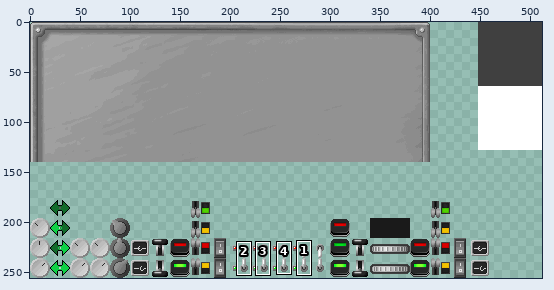
Sprite sheet, stored at mccore/src/main/resources/assets/mts/textures/guis/panel.png. The picture above shows the old version from afar; the outline marks the close-up.
Close-up. As it was:
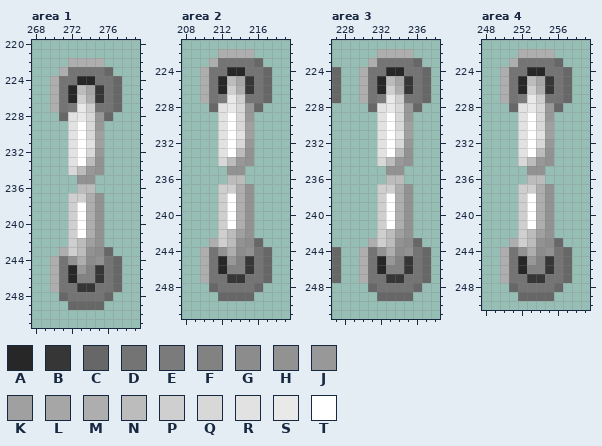
The file is 512x256 pixels. Pixels under 10% opacity are left out. Colours within 5 levels of each other are drawn and written as one. Shown: area 1: x 268..279, y 220..251; area 2: x 208..219, y 221..251; area 3: x 227..238, y 221..251; area 4: x 248..259, y 221..250. The commit also changed other parts of the picture, which this record leaves out.
Palette (. is transparent): A #272727  B #363636  C #676767  D #747474  E #7b7b7b  F #828282  G #8c8c8c  H #929292  J #989898  K #a0a0a0  L #a6a6a6  M #aeaeae  N #bcbcbc  P #cfcfcf  Q #d8d8d8  R #e2e2e2  S #e9e9e9  T #ffffff
Pixels before, area 1, first column x 270:
222 ..MMMM..
223 .MDDDDC.
224 MDDAADDC
225 MDANLBDC
226 MDAPMBDC
227 MDESPDDC
228 .CRSQJC.
229 ..RTQJ..
230 ..RTQK..
231 ..RTRK..
232 ..RTQJ..
233 ..RTNH..
234 ..QNJH..
235 ...HH...
236 ...NN...
237 ..PPMH..
238 ..PTMH..
239 ..PTMH..
240 ..PTMH..
241 ..PTMH..
242 ..PNKH..
243 .MPNHGC.
244 MDHMGHDC
245 MDAJFBDC
246 MDAFFBDC
247 MDDBBDDC
248 .CDDDDC.
249 ..CCCC..
Pixels before, area 2, first column x 210:
222 ..MMMM..
223 .MDDDDC.
224 MDDAADDC
225 MDANLBDC
226 MDAPMBDC
227 MDESPDDC
228 .CRSQJC.
229 ..RTQJ..
230 ..RTQK..
231 ..RTRK..
232 ..RTQJ..
233 ..RTNH..
234 ..QNJH..
235 ...HH...
236 ...NN...
237 ..PPMH..
238 ..PTMH..
239 ..PTMH..
240 ..PTMH..
241 ..PTMH..
242 ..PNKH..
243 .MPNHGC.
244 MDHMGHDC
245 MDAJFBDC
246 MDAFFBDC
247 MDDBBDDC
248 .CDDDDC.
249 ..CCCC..
Pixels before, area 3, first column x 227:
222 .....MMMM..
223 ....MDDDDC.
224 C..MDDAADDC
225 C..MDANLBDC
226 C..MDAPMBDC
227 C..MDESPDDC
228 ....CRSQJC.
229 .....RTQJ..
230 .....RTQK..
231 .....RTRK..
232 .....RTQJ..
233 .....RTNH..
234 .....QNJH..
235 ......HH...
236 ......NN...
237 .....PPMH..
238 .....PTMH..
239 .....PTMH..
240 .....PTMH..
241 .....PTMH..
242 .....PNKH..
243 ....MPNHGC.
244 C..MDHMGHDC
245 C..MDAJFBDC
246 C..MDAFFBDC
247 C..MDDBBDDC
248 ....CDDDDC.
249 .....CCCC..
Pixels before, area 4, first column x 250:
222 ..MMMM..
223 .MDDDDC.
224 MDDAADDC
225 MDANLBDC
226 MDAPMBDC
227 MDESPDDC
228 .CRSQJC.
229 ..RTQJ..
230 ..RTQK..
231 ..RTRK..
232 ..RTQJ..
233 ..RTNH..
234 ..QNJH..
235 ...HH...
236 ...NN...
237 ..PPMH..
238 ..PTMH..
239 ..PTMH..
240 ..PTMH..
241 ..PTMH..
242 ..PNKH..
243 .MPNHGC.
244 MDHMGHDC
245 MDAJFBDC
246 MDAFFBDC
247 MDDBBDDC
248 .CDDDDC.
249 ..CCCC..
New version:
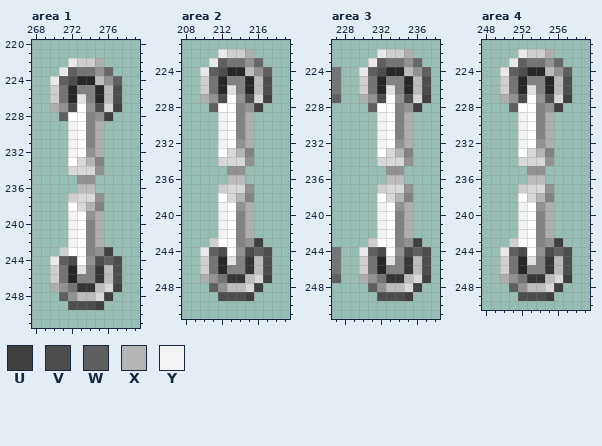
Colours new in this view: U #404040  V #4d4d4d  W #5f5f5f  X #b5b5b5  Y #f3f3f3
From old to new:
Changed rows in their new state; - is an unchanged pixel.
Area 1:
first column x 270:
222 --SPP---
223 -SW--H--
224 SWV--NHW
225 P--FFANV
226 P--RFANV
227 -HVTHVQU
228 -WTTFHU-
229 --Y-FM--
230 --Y-FM--
231 --Y-FM--
232 --Y-HM--
233 --TQXF--
234 ---QQ---
237 ---QQ---
238 --TQXF--
239 --Y-HM--
240 --Y-FM--
241 --Y-FM--
242 --YTFM--
243 -PTTFHU-
244 SWVTHVWV
245 P--R--NV
246 P-----NV
247 -H---NQU
248 -WHNNQU-
249 --VVVU--
Area 2:
first column x 210:
222 --SPP---
223 -SW--H--
224 SWV--NHW
225 P--FFANV
226 P--RFANV
227 -HVTHVQU
228 -WTTFHU-
229 --Y-FM--
230 --Y-FM--
231 --Y-FM--
232 --Y-HM--
233 --TQXF--
234 ---QQ---
237 ---QQ---
238 --TQXF--
239 --Y-HM--
240 --Y-FM--
241 --Y-FM--
242 --YTFM--
243 -PTTFHU-
244 SWVTHVWV
245 P--R--NV
246 P-----NV
247 -H---NQU
248 -WHNNQU-
249 --VVVU--
Area 3:
first column x 227:
222 -----SPP---
223 ----SW--H--
224 D--SWV--NHW
225 D--P--FFANV
226 D--P--RFANV
227 W---HVTHVQU
228 ----WTTFHU-
229 -----Y-FM--
230 -----Y-FM--
231 -----Y-FM--
232 -----Y-HM--
233 -----TQXF--
234 ------QQ---
237 ------QQ---
238 -----TQXF--
239 -----Y-HM--
240 -----Y-FM--
241 -----Y-FM--
242 -----YTFM--
243 ----PTTFHU-
244 D--SWVTHVWV
245 D--P--R--NV
246 D--P-----NV
247 W---H---NQU
248 ----WHNNQU-
249 -----VVVU--
Area 4:
first column x 250:
222 --SPP---
223 -SW--H--
224 SWV--NHW
225 P--FFANV
226 P--RFANV
227 -HVTHVQU
228 -WTTFHU-
229 --Y-FM--
230 --Y-FM--
231 --Y-FM--
232 --Y-HM--
233 --TQXF--
234 ---QQ---
237 ---QQ---
238 --TQXF--
239 --Y-HM--
240 --Y-FM--
241 --Y-FM--
242 --YTFM--
243 -PTTFHU-
244 SWVTHVWV
245 P--R--NV
246 P-----NV
247 -H---NQU
248 -WHNNQU-
249 --VVVU--
Pixel boxes of the changes (left, top, right, bottom) in both close-ups:
changed: (50, 58, 122, 310)
changed: (200, 49, 272, 301)
changed: (332, 49, 431, 301)
changed: (500, 49, 572, 301)
